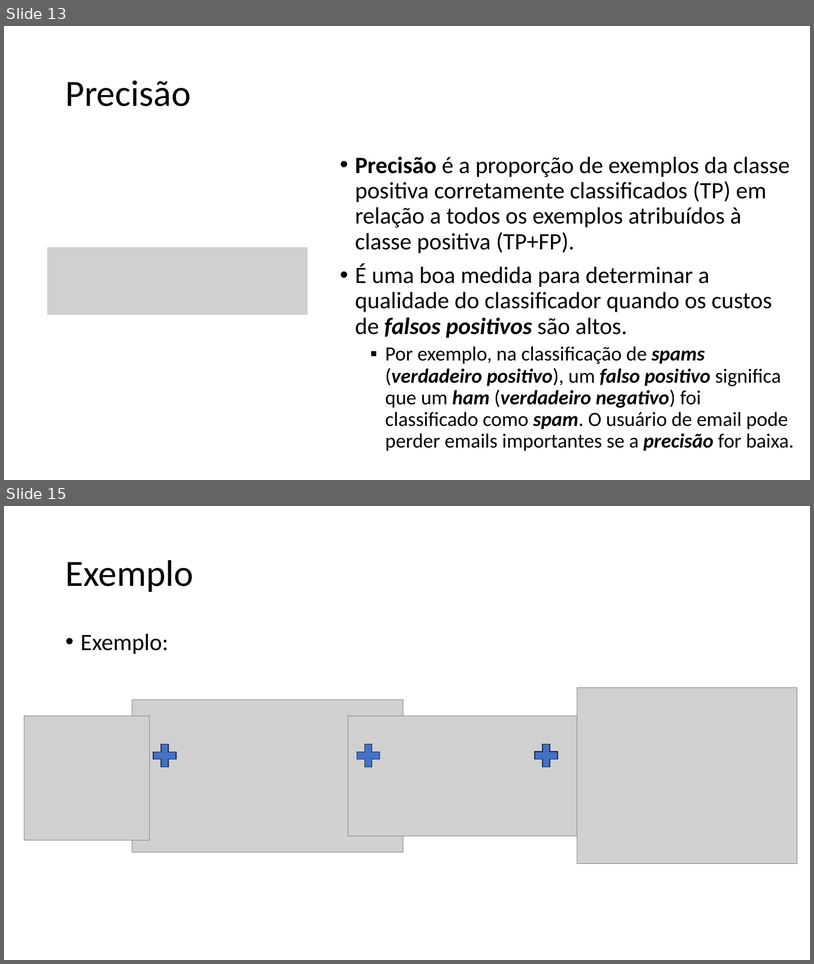
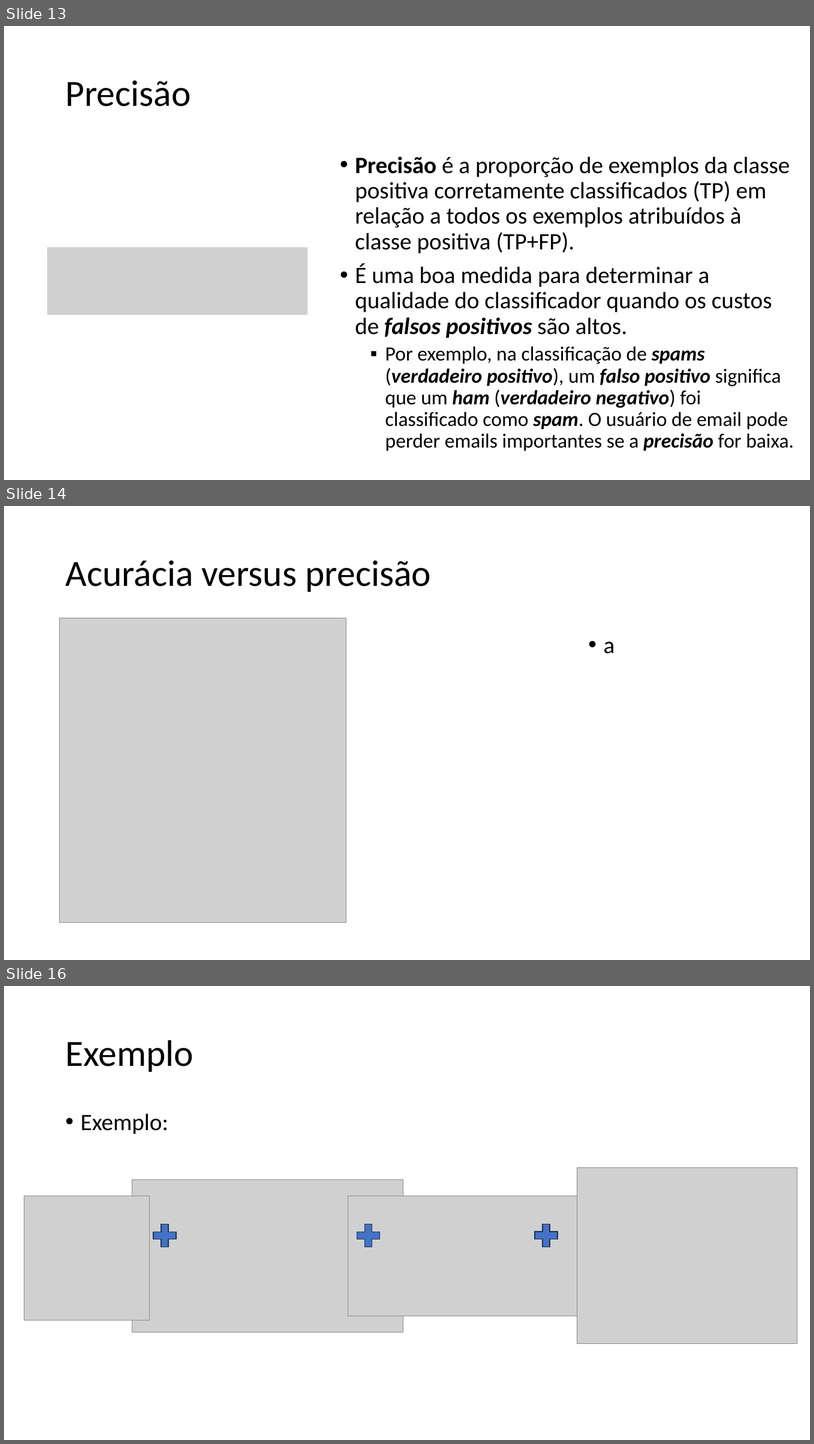
Before and after one commit to zz4fap/tp557-iot-ml, a slide deck: slides/TP557_11_Métricas_de_Classificação.pptx. Shown one above the other, each under a label of ours: slides 13 and 15 before the commit, slides 13, 14 and 16 after it; the slides between them are not shown. The pictures are 814x964 and 814x1444 pixels, drawn with LibreOffice and Linux fonts; fonts in the diff are those of the drawing; grey boxes stand for pictures. Boxes give left, top, right and bottom in pixels: in the first picture for what was removed or moved away, otherwise in the second. Text is boxed around its words. In the diff, an @@ line names an element or a change of style, - is before the commit and + after.

```diff
--- a/slides/TP557_11_Métricas_de_Classificação.pptx
+++ b/slides/TP557_11_Métricas_de_Classificação.pptx
@@ slide 14 added at bbox=[4, 506, 810, 960], background #FFFFFF @@
@@ title added at bbox=[65, 560, 431, 592], 44 pt, text #000000 @@
+Acurácia versus precisão
@@ picture added at bbox=[60, 618, 347, 922] @@
@@ picture added at bbox=[78, 618, 189, 733] @@
@@ picture added at bbox=[215, 618, 326, 726] @@
@@ text added at bbox=[604, 642, 615, 654], 28 pt, text #000000 @@
+• a
@@ what was slide 15 is now slide 16 @@
```
Also in this commit, not shown: 2 slides changed, 1 other slide added, 1 slide removed.
